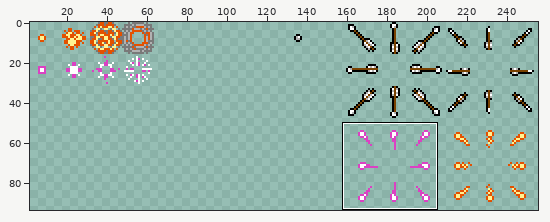
Two versions of one sprite sheet, assets/effects.png. The picture above shows the old version from afar; the outline marks the close-up.
Close-up. Before the commit:
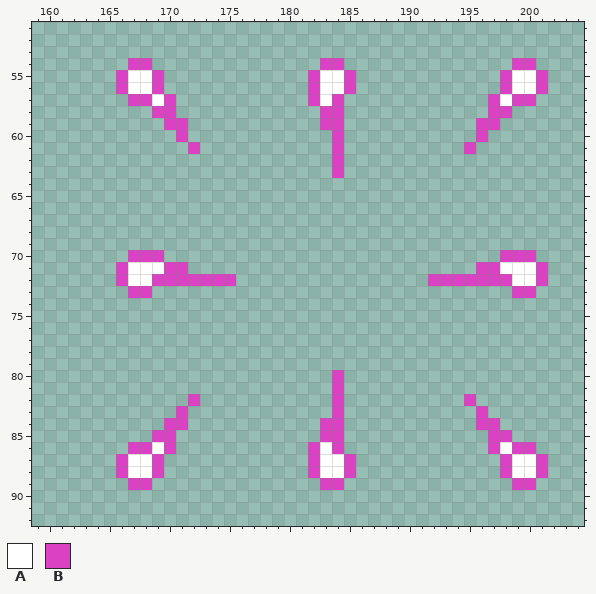
The file is 256x256 pixels. Shown: x 159..204, y 51..92. The wide view leaves out empty margins.
Palette (. is transparent): A #ffffff  B #db41c3
Pixels before, first column x 166:
54 .BB..............BB..............BB.
55 BAAB............BAAB............BAAB
56 BAAB............BAAB............BAAB
57 .BBAB...........BAB............BABB.
58 ...BB............BB............BB...
59 ....BB...........BB...........BB....
60 .....B............B...........B.....
61 ......B...........B..........B......
62 ..................B.................
63 ..................B.................
64 ....................................
65 ....................................
66 ....................................
67 ....................................
68 ....................................
69 ....................................
70 .BBB............................BBB.
71 BAAABB........................BBAAAB
72 BAABBBBBBB................BBBBBBBAAB
73 .BB..............................BB.
74 ....................................
75 ....................................
76 ....................................
77 ....................................
78 ....................................
79 ....................................
80 ..................B.................
81 ..................B.................
82 ......B...........B..........B......
83 .....B............B...........B.....
84 ....BB...........BB...........BB....
85 ...BB............BB............BB...
86 .BBAB...........BAB............BABB.
87 BAAB............BAAB............BAAB
88 BAAB............BAAB............BAAB
89 .BB..............BB..............BB.
Once edited:
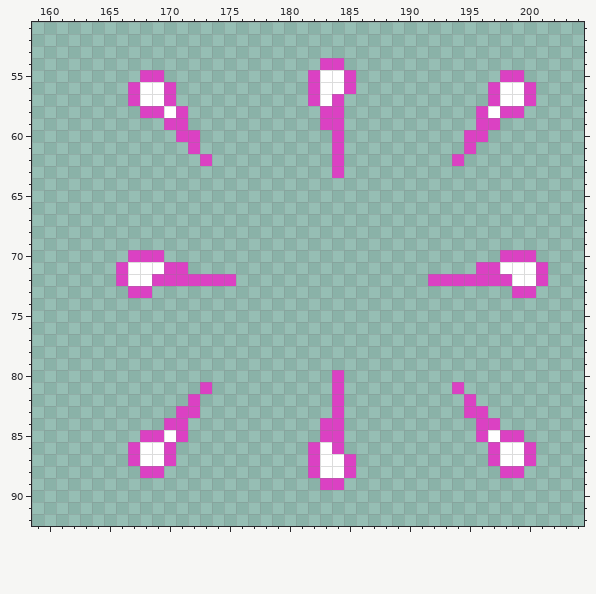
Changes in this commit:
{"y":54,"x":167,"old":"BB","new":".."}
{"y":54,"x":199,"old":"BB","new":".."}
{"y":55,"x":166,"old":"BAA","new":"..B"}
{"y":55,"x":199,"old":"AAB","new":"B.."}
{"y":56,"x":166,"old":"BA","new":".B"}
{"y":56,"x":169,"old":"B.","new":"AB"}
{"y":56,"x":197,"old":".B","new":"BA"}
{"y":56,"x":200,"old":"AB","new":"B."}
{"y":57,"x":168,"old":"B","new":"A"}
{"y":57,"x":199,"old":"B","new":"A"}
{"y":58,"x":168,"old":".","new":"B"}
{"y":58,"x":170,"old":"B.","new":"AB"}
{"y":58,"x":196,"old":".B","new":"BA"}
{"y":58,"x":199,"old":".","new":"B"}
{"y":60,"x":172,"old":".","new":"B"}
{"y":60,"x":195,"old":".","new":"B"}
{"y":62,"x":173,"old":".","new":"B"}
{"y":62,"x":194,"old":".","new":"B"}
{"y":81,"x":173,"old":".","new":"B"}
{"y":81,"x":194,"old":".","new":"B"}
{"y":83,"x":172,"old":".","new":"B"}
{"y":83,"x":195,"old":".","new":"B"}
{"y":85,"x":168,"old":".","new":"B"}
{"y":85,"x":170,"old":"B.","new":"AB"}
{"y":85,"x":196,"old":".B","new":"BA"}
{"y":85,"x":199,"old":".","new":"B"}
{"y":86,"x":168,"old":"B","new":"A"}
{"y":86,"x":199,"old":"B","new":"A"}
{"y":87,"x":166,"old":"BA","new":".B"}
{"y":87,"x":169,"old":"B.","new":"AB"}
{"y":87,"x":197,"old":".B","new":"BA"}
{"y":87,"x":200,"old":"AB","new":"B."}
{"y":88,"x":166,"old":"BAA","new":"..B"}
{"y":88,"x":199,"old":"AAB","new":"B.."}
{"y":89,"x":167,"old":"BB","new":".."}
{"y":89,"x":199,"old":"BB","new":".."}
